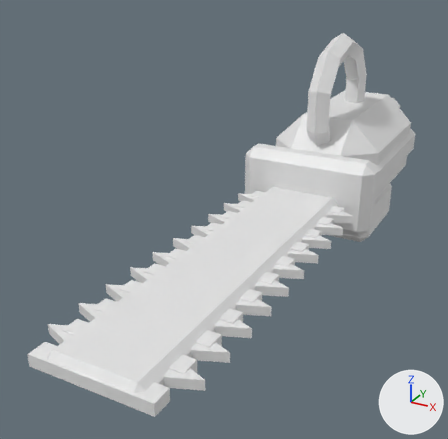
An edit to the FBX model art/tools/out/hedge.fbx, drawn before and after from the same camera.
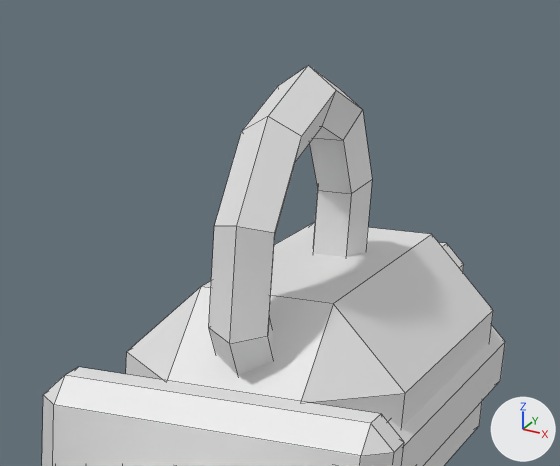
There are two pictures of each version: one whole from a camera (50 mm lens) standing at (1.39, -4.99, 1.54) and looking at (-0.33, -1.86, -0.03), one close up on the part from 51% to 97% of the width and 2% to 41% of the height. The lights are fixed; the arrows at lower right show +X, +Y and +Z. The older version's two pictures come first. The close-ups show mesh edges as thin lines.

Script lines for the objects in view, before the commit:
```python
me_accent = bpy.data.meshes.new('Accent')
me_accent.from_pydata(...)  # 24 vertices, 26 faces; spans x -0.375..0.375, y -1.2..0.1, z -0.275..0.475
me_accent2 = bpy.data.meshes.new('Accent2')
me_accent2.from_pydata(...)  # 24 vertices, 26 faces; spans x -0.4..0.4, y -1.15..0.05, z -0.01..0.21
me_dark = bpy.data.meshes.new('Dark')
me_dark.from_pydata(...)  # 98 vertices, 102 faces; spans x -0.45..0.45, y -1.4..0.43, z -0.2..1.01
ob_accent = bpy.data.objects.new('Accent', me_accent)
ob_accent.location = (0.0, 0.0, 0.0)
ob_accent2 = bpy.data.objects.new('Accent2', me_accent2)
ob_accent2.location = (0.0, 0.0, 0.0)
ob_dark = bpy.data.objects.new('Dark', me_dark)
ob_dark.location = (0.0, 0.0, 0.0)
```
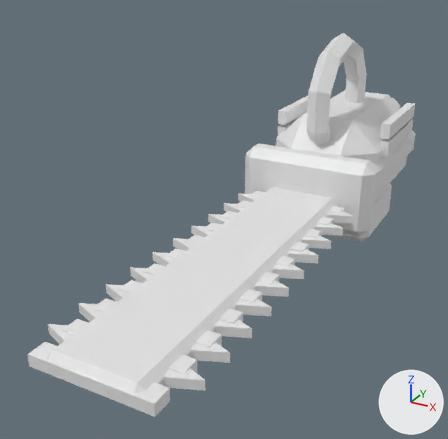
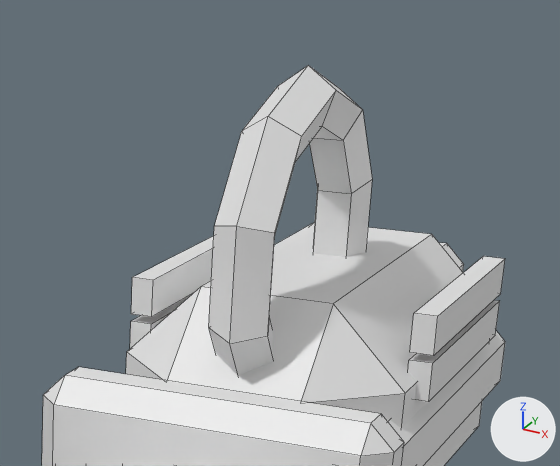
Changed parts and their boxes (x1, y1, x2, y2) in the close-ups (560 x 466 px):
'Dark', reshaped: before (42, 65, 464, 466); after (42, 65, 505, 466)
part 1 of me_dark, added: after (408, 300, 500, 402)
part 2 of me_dark, added: after (410, 256, 505, 356)
part 3 of me_dark, added: after (130, 294, 192, 349)
part 4 of me_dark, added: after (131, 236, 214, 317)

The change in detail:
me_dark is used by ob_dark; location (0.0, 0.0, 0.0).
me_dark had 98 vertices, 102 faces and spanned x -0.45..0.45, y -1.4..0.43, z -0.2..1.01.
me_dark now has 130 vertices, 126 faces and spans x -0.45..0.45, y -1.4..0.43, z -0.2..1.01.
me_dark part 1: a new loose piece, a box spanning x 0.35..0.41, y -0.9..-0.2, z 0.23..0.33.
me_dark part 2: a new loose piece, a box spanning x 0.35..0.41, y -0.9..-0.2, z 0.35..0.45.
me_dark part 3: a new loose piece, a box spanning x -0.41..-0.35, y -0.9..-0.2, z 0.23..0.33.
me_dark part 4: a new loose piece, a box spanning x -0.41..-0.35, y -0.9..-0.2, z 0.35..0.45.
